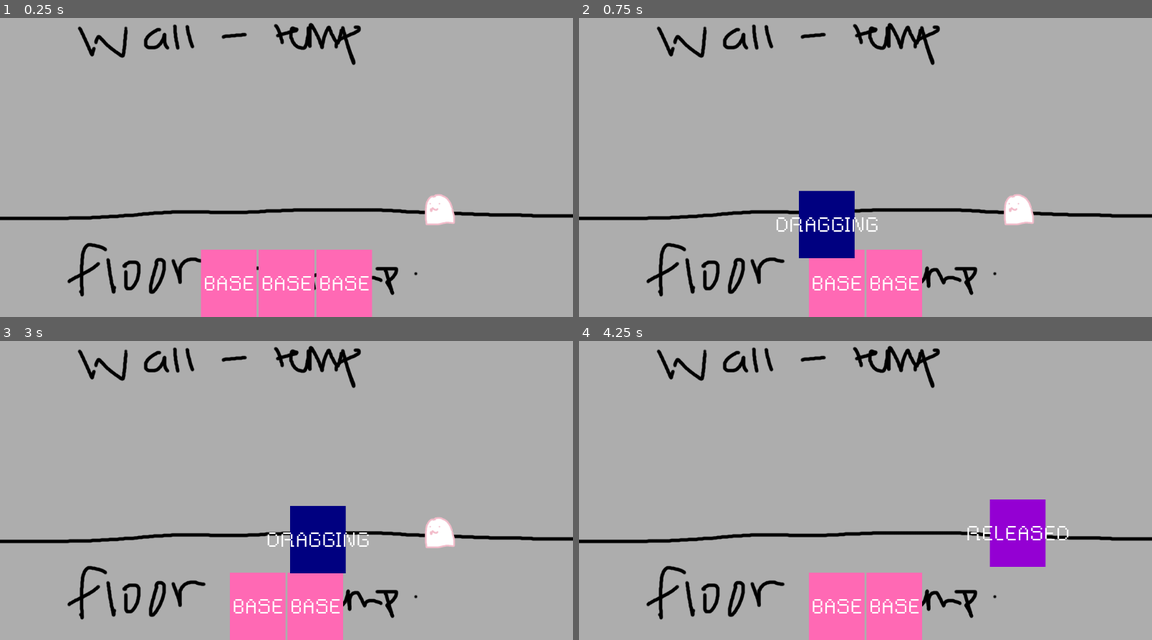
Above: before the commit, frames 1-4 (two rows, left to right).
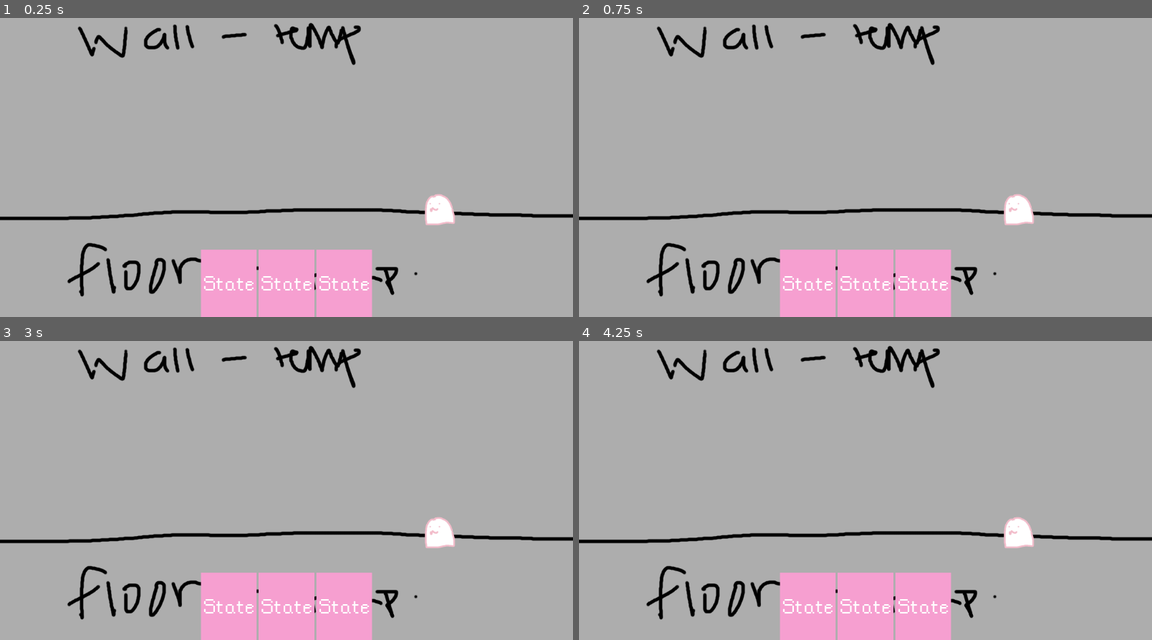
Above: after the commit, the same moments.

Repository: stressedGuaba/magic-girl-tarot
Game: Godot game, scene res://scenes/Battle/battle.tscn
The game is run twice, just before and just after one commit, with the same random seed, the same clock (stepped at 60 frames per second) and the same inputs.
Inputs (mouse positions are in pixels of both pictures, inside the frame that each line leads up to):
- Up to frame 1 (0.25 s): no input
- Up to frame 2 (0.75 s): tap Enter at 0.5 s; drag from (808, 284) to (865, 107) at 0.52 s
- Up to frame 3 (3 s): tap Space at 1.25, 2.75 s; drag from (257, 607) to (286, 430) at 1.27 s; tap Enter at 2 s; move the mouse to (286, 607) at 2.02 s; hold Right 2.03-2.75 s; tap Alt at 2.1 s; click (286, 607) at 2.17 s; drag from (257, 544) to (441, 532) at 2.77 s
- Up to frame 4 (4.25 s): tap Enter at 3.5 s; drag from (1020, 532) to (894, 607) at 3.52 s

The runs differ from the first frame. In frame 1, 6.4% of the frame differs, in the area x 35-65%, y 77-100%; in frame 2, 8.7%; in frame 3, 9.0%; in frame 4, 9.0%, in the area x 35-86%, y 52-100%.

Commit message:
broke one thing and then broke it completely and idk what hapepned. saving before i screw it up even more bc i didnt save already TT

Diff:
--- a/custom_resources/card.gd
+++ b/custom_resources/card.gd
@@ -9,5 +9,5 @@
 @export var type: Type
 @export var target: Target
 
-func is_single_targetted() -> bool:
+func is_single_targeted() -> bool:
 	return target == Target.SINGLE_ENEMY
--- /dev/null
+++ b/scenes/card_target_selector/card_target_selector.gd
@@ -0,0 +1,75 @@
+extends Node2D
+
+const ARC_POINTS := 8
+
+@onready var area_2d: Area2D = $Area2D
+@onready var card_arc: Line2D = $CanvasLayer/CardArc
+
+var current_card: CardUI
+var targeting := false
+
+
+func _ready() -> void:
+	Events.card_aim_started.connect(_on_card_aim_started)
+	Events.card_aim_ended.connect(_on_card_aim_ended)
+
+
+func _process(_delta: float) -> void:
+	if not targeting:
+		return
+
+	area_2d.position = get_local_mouse_position()
+	card_arc.points = _get_points()
+
+func _get_points() -> Array:
+	var points := []
+	var start := current_card.global_position
+	start.x += (current_card.size.x / 2)
+	var target := get_local_mouse_position()
+	var distance := (target - start)
+
+	for i in ARC_POINTS:
+		var t := (1.0 / ARC_POINTS) * i
+		var x := start.x + (distance.x / ARC_POINTS) * i
+		var y := start.y + ease_out_cubic(t) * distance.y
+		points.append(Vector2(x, y))
+
+	points.append(target)
+
+	return points
+
+
+func ease_out_cubic(number : float) -> float:
+	return 1.0 - pow(1.0 - number, 3.0)
+
+
+func _on_card_aim_started(card: CardUI) -> void:
+	if not card.card.is_single_targeted():
+		return
+
+	targeting = true
+	area_2d.monitoring = true
+	area_2d.monitorable = true
+	current_card = card
+
+
+func _on_card_aim_ended(_card: CardUI) -> void:
+	targeting = false
+	card_arc.clear_points()
+	area_2d.position = Vector2.ZERO
+	area_2d.monitoring = false
+	area_2d.monitorable = false
+	current_card = null
+
+func _on_area_2d_area_entered(area : Area2D) -> void:
+	if not current_card or not targeting:
+		return
+
+	if not current_card.targets.has(area):
+		current_card.targets.append(area)
+
+func _on_area_2d_area_exited(area : Area2D) -> void:
+	if not current_card or not targeting:
+		return
+
+	current_card.targets.erase(area)
--- a/scenes/card_target_selector/card_target_selector.tscn
+++ b/scenes/card_target_selector/card_target_selector.tscn
@@ -1,11 +1,13 @@
-[gd_scene load_steps=3 format=3 uid="uid://c8qiwwecu6pnx"]
+[gd_scene load_steps=4 format=3 uid="uid://c8qiwwecu6pnx"]
 
 [ext_resource type="PackedScene" uid="uid://c7jp63mkd7eyi" path="res://scenes/card_target_selector/card_arc.tscn" id="1_dnal8"]
+[ext_resource type="Script" uid="uid://bvn8f2wqn3r4q" path="res://scenes/card_target_selector/card_target_selector.gd" id="1_s6vcj"]
 
 [sub_resource type="RectangleShape2D" id="RectangleShape2D_2m1is"]
 size = Vector2(18, 18)
 
 [node name="CardTargetSelector" type="Node2D"]
+script = ExtResource("1_s6vcj")
 
 [node name="Area2D" type="Area2D" parent="."]
 collision_mask = 4
@@ -19,3 +21,6 @@
 layer = 2
 
 [node name="CardArc" parent="CanvasLayer" instance=ExtResource("1_dnal8")]
+
+[connection signal="area_entered" from="Area2D" to="." method="_on_area_2d_area_entered"]
+[connection signal="area_exited" from="Area2D" to="." method="_on_area_2d_area_exited"]
--- a/scenes/card_ui/card_dragging_state.gd
+++ b/scenes/card_ui/card_dragging_state.gd
@@ -18,10 +18,15 @@
 	threshold_timer.timeout.connect(func(): minimum_drag_time_elapsed = true)
 
 func on_input(event: InputEvent) -> void:
+	var single_targeted := card_ui.card.is_single_targeted()
 	##release or base
 	var mouse_motion := event is InputEventMouseMotion
 	var cancel = event.is_action_pressed("right_mouse")
 	var confirm = event.is_action_released("left_mouse") or event.is_action_pressed("left_mouse")
+
+	if single_targeted and mouse_motion and card_ui.targets.size() > 0:
+		transition_requested.emit(self, CardState.State.AIMING)
+		return
 
 	if mouse_motion:
 		card_ui.global_position = card_ui.get_global_mouse_position() - card_ui.pivot_offset
--- a/scenes/card_ui/card_state_machine.gd
+++ b/scenes/card_ui/card_state_machine.gd
@@ -1,3 +1,57 @@
+#class_name CardStateMachine
+#extends Node
+#
+#@export var initial_state: CardState
+#
+#var current_state: CardState
+#var states := {}
+#
+#
+#func init(card: CardUI) -> void:
+	#for child in get_children():
+		#if child is CardState:
+			#states[child.state] = child
+			#child.transition_requested.connect(_on_transition_requested)
+			#child.card_ui = card
+	#
+	#if initial_state:
+		#initial_state.enter()
+		#current_state = initial_state
+#
+#func on_input(event: InputEvent) -> void:
+	#if current_state:
+		#current_state.on_input(event)
+#
+#
+#func on_gui_input(event: InputEvent) -> void:
+	#if current_state:
+		#current_state.on_gui_input(event)
+#
+#
+#func on_mouse_entered() -> void:
+	#if current_state:
+		#current_state.on_mouse_entered()
+#
+#
+#func on_mouse_exited() -> void:
+	#if current_state:
+		#current_state.on_mouse_exited()
+#
+#
+#func _on_transition_requested(from: CardState, to: CardState.State) -> void:
+	#if from != current_state:
+		#return
+		#
+	#var new_state: CardState = states[to]
+	#if not new_state:
+		#return
+	#
+	#if current_state:
+		#current_state.exit()
+	#
+	#new_state.enter()
+	#current_state = new_state
+
 class_name CardStateMachine
 extends Node
 
@@ -8,8 +62,8 @@
 
 
 func init(card: CardUI) -> void:
-	for child in get_children():
-		if child is CardState:
+	for child: CardState in get_children():
+		if child:
 			states[child.state] = child
 			child.transition_requested.connect(_on_transition_requested)
 			child.card_ui = card
@@ -17,6 +71,7 @@
 	if initial_state:
 		initial_state.enter()
 		current_state = initial_state
+
 
 func on_input(event: InputEvent) -> void:
 	if current_state:
--- a/scenes/card_ui/card_ui.gd
+++ b/scenes/card_ui/card_ui.gd
@@ -27,6 +27,11 @@
 func _on_mouse_exited() -> void:
 	card_state_machine.on_mouse_exited()
 
+func animate_to_position(new_position: Vector2, duration: float) -> void:
+	tween = create_tween().set_trans(Tween.TRANS_CIRC).set_ease(Tween.EASE_OUT)
+	tween.tween_property(self, "global_position", new_position, duration)
+
+
 func _on_gui_input(event: InputEvent) -> void:
 	card_state_machine.on_gui_input(event)
 
--- a/scenes/card_ui/card_ui.tscn
+++ b/scenes/card_ui/card_ui.tscn
@@ -58,9 +58,8 @@
 position = Vector2(56.5, 67.5)
 shape = SubResource("RectangleShape2D_5ps65")
 
-[node name="CardStateMachine" type="Node" parent="." node_paths=PackedStringArray("initial_state")]
+[node name="CardStateMachine" type="Node" parent="."]
 script = ExtResource("3_psaan")
-initial_state = NodePath("CardBaseState")
 
 [node name="CardBaseState" type="Node" parent="CardStateMachine"]
 script = ExtResource("4_orrkt")
@@ -71,7 +70,6 @@
 
 [node name="CardDraggingState" type="Node" parent="CardStateMachine"]
 script = ExtResource("6_ci03s")
-state = 2
 
 [node name="CardReleasedState" type="Node" parent="CardStateMachine"]
 script = ExtResource("7_js3ux")
--- a/scenes/ui/hand.gd
+++ b/scenes/ui/hand.gd
@@ -4,6 +4,7 @@
 func _ready() -> void:
 	for child in get_children():
 		var card_ui := child as CardUI
+		card_ui.parent = self
 		card_ui.reparent_requested.connect(_on_card_ui_reparent_requested)
 
 func _on_card_ui_reparent_requested(child: CardUI) -> void:
Not shown, added: scenes/card_target_selector/card_target_selector.gd.uid
